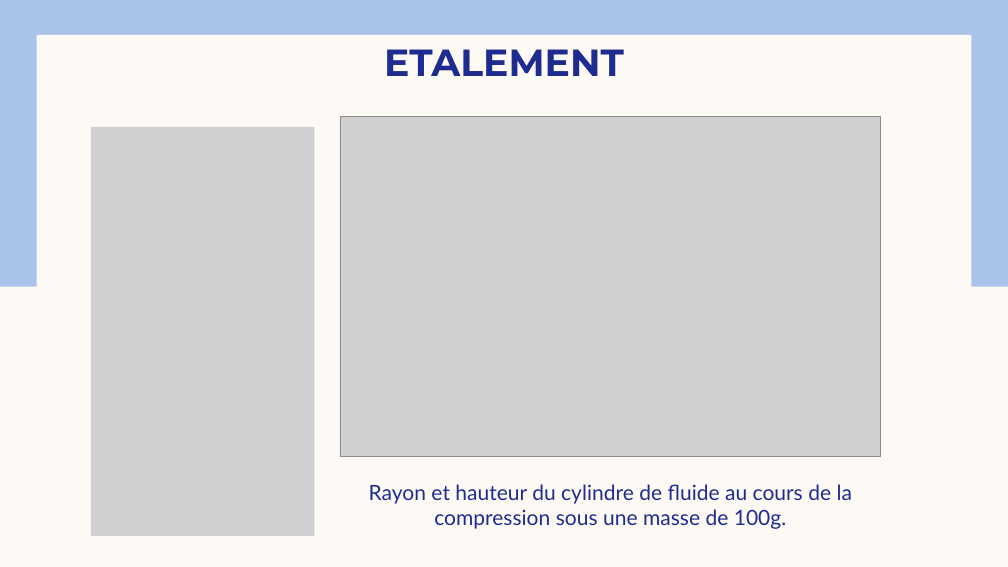
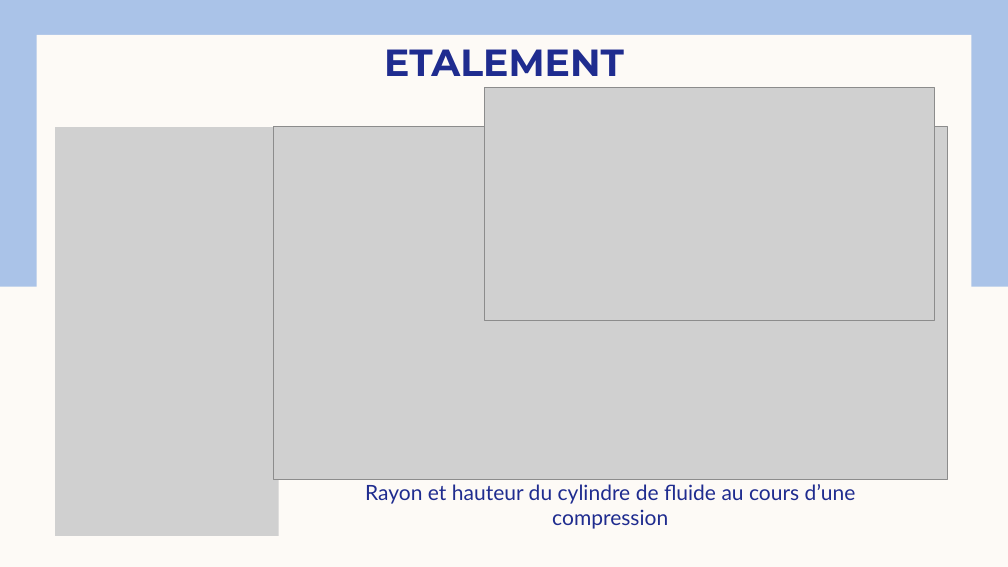
Before and after one commit to Josephine-gith/VS, a slide deck: slide 4 of PPT/Viscoplastic Squeeze pptGE 2.pptx. Drawn at 1008x567 pixels with LibreOffice and Linux fonts; fonts in the diff are those of the drawing; grey boxes stand for pictures. Boxes give left, top, right and bottom in pixels: in the first picture for what was removed or moved away, otherwise in the second. Text is boxed around its words. In the diff, an @@ line names an element or a change of style, - is before the commit and + after.

```diff
--- a/PPT/Viscoplastic Squeeze pptGE 2.pptx
+++ b/PPT/Viscoplastic Squeeze pptGE 2.pptx
@@ picture added at [485,88,934,320] @@
@@ picture: place and size @@
-picture at [91,127,315,536]
+picture at [55,127,279,536]
@@ picture: place and size @@
-picture at [340,116,881,457]
+picture at [273,127,948,479]
@@ text at [365,484,856,529]: text changed @@
-Rayon et hauteur du cylindre de fluide au cours de la compression sous une masse de 100g.
+Rayon et hauteur du cylindre de fluide au cours d’une compression
```
Also in this commit, not shown: 3 other slides changed, 4 slides added, 2 slides removed, 11 other files.
